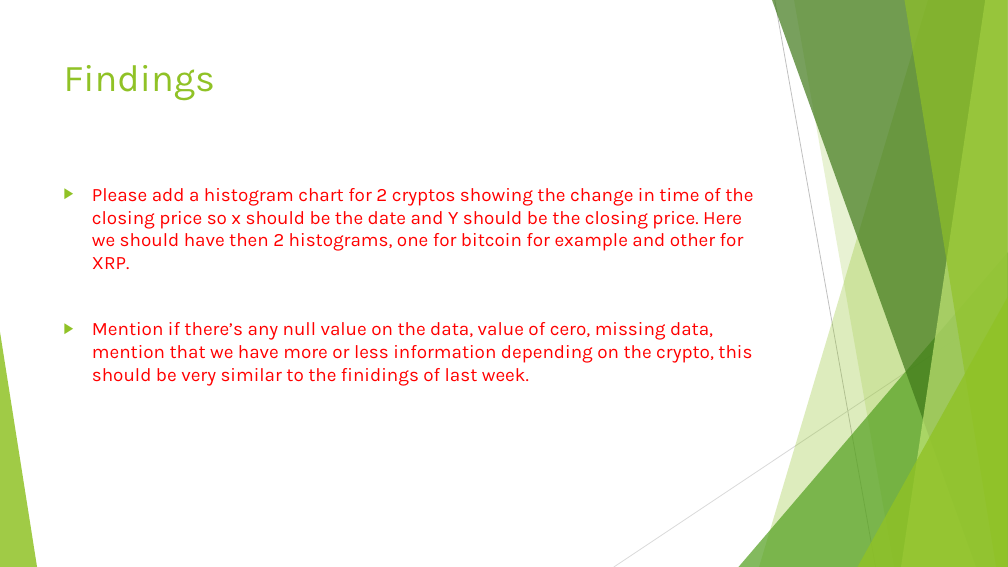
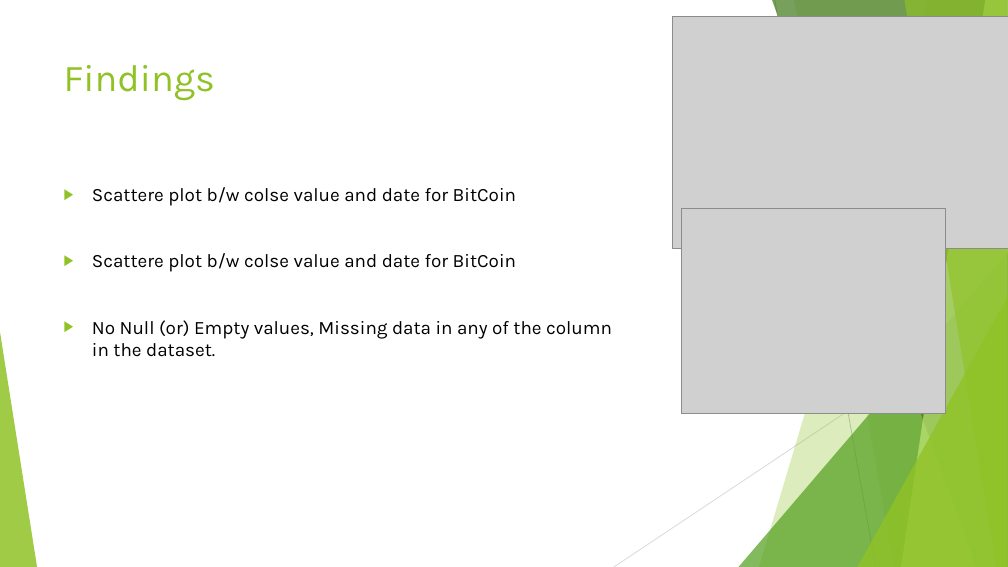
Before and after one commit to drummersoul/Cryptocurrency-Price-Prediction, a slide deck: slide 7 of Power Point Presentations/Presentation Week 3 Group D.pptx. Drawn at 1008x567 pixels with LibreOffice and Linux fonts; fonts in the diff are those of the drawing; grey boxes stand for pictures. Boxes give left, top, right and bottom in pixels: in the first picture for what was removed or moved away, otherwise in the second. Text is boxed around its words. In the diff, an @@ line names an element or a change of style, - is before the commit and + after.

```diff
--- a/Power Point Presentations/Presentation Week 3 Group D.pptx
+++ b/Power Point Presentations/Presentation Week 3 Group D.pptx
@@ picture added at <box>673,16,1008,248</box> @@
@@ text at <box>92,187,612,357</box>: text changed; text colour #FF0000 to #000000 @@
-▶ Please add a histogram chart for 2 cryptos showing the change in time of the closing price so x should be the date and Y should be the closing price. Here we should have then 2 histograms, one for bitcoin for example and other for XRP.
-▶ Mention if there’s any null value on the data, value of cero, missing data, mention that we have more or less information depending on the crypto, this should be very similar to the finidings of last week.
+▶ Scattere plot b/w colse value and date for BitCoin
+▶ Scattere plot b/w colse value and date for BitCoin
+▶ No Null (or) Empty values, Missing data in any of the column in the dataset.
@@ picture added at <box>681,209,945,414</box> @@
```
Also in this commit, not shown: 1 other slide changed, 1 other file.
